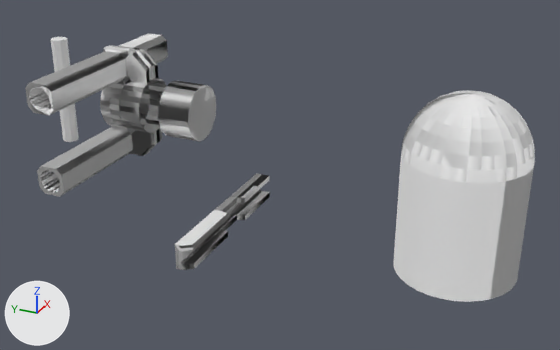
What one commit did to the FBX model Assets/Prefabs/Units/Tower/plasma-gun-2 by noaim.fbx.
Camera for both pictures: a camera (50 mm lens) standing at (-11.22, -6.04, 6.69) and looking at (0.0, -0.99, 1.08). Every picture has the same lights, and +X, +Y and +Z are marked at lower left. Where no turn or scale is listed for an object, it has been applied to the vertices. Vertices at the same position are counted once.

Names of what the first picture shows: 'Missle_Launchers', 'Tower', 'Würfel', 'Zylinder'.
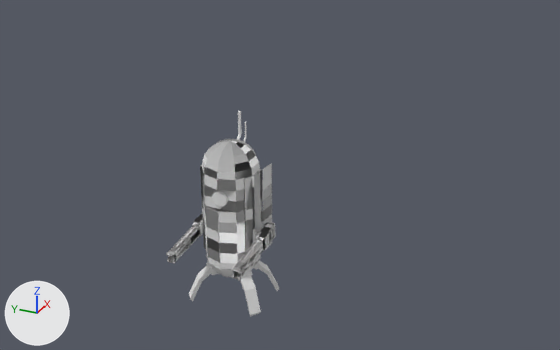
Commit message: add next tower

Changed parts and their boxes [x1, y1, x2, y2] in the pictures (560 x 350 px):
'Tower', deleted
    before: [394, 90, 535, 302]
'Missle_Launchers', deleted
    before: [25, 33, 216, 197]
'Body_Kapsel', added
    after: [200, 139, 272, 271]
'Würfel', reshaped, moved, turned, rescaled
    before: [175, 173, 270, 270]
    after: [166, 226, 199, 257]
'Base', added
    after: [189, 260, 279, 316]
'Zylinder', deleted
    before: [51, 37, 79, 142]
'Würfel_2', added
    after: [232, 240, 262, 273]
'Schaft_2', added
    after: [255, 221, 276, 250]
'Würfel_1', added
    after: [167, 232, 200, 263]
'Würfel_1_2', added
    after: [232, 246, 263, 280]
'Eye_inner', added
    after: [213, 193, 226, 207]
'Schaft', added
    after: [192, 214, 203, 236]
'Zylinder_6', added
    after: [238, 111, 242, 134]
'Eye_2', added
    after: [212, 191, 228, 207]

Edits to the bpy script that builds the scene:
```text
Change me_mesh_003:
    used by ob_würfel; location = (0.0, 0.0, 0.0); rotation_euler = (1.571, 0.0, 0.0), in degrees (90, 0, 0); scale = (0.01, 0.01, 0.01)
    remove me_mesh_003.from_pydata(...)  # 48 vertices, 39 faces; spans x -158.0..158.0, y -24.0..24.0, z -23.0..5.0
    add me_mesh_003.from_pydata(...)  # 124 vertices, 105 faces; spans x -47.0..47.0, y -7.0..7.0, z -8.0..2.0
    me_mesh_003 part 1: the whole mesh is rebuilt
Remove ob_tower:
    ob_tower = bpy.data.objects.new('Tower', me_mesh_002)
Change ob_würfel:
    ob_würfel.rotation_euler: (1.571, 0.0, 0.0) -> (0.0, 0.0, 0.0)  # degrees (90, 0, 0) -> degrees (0, 0, 0)
    ob_würfel.scale: (0.01, 0.01, 0.01) -> (1.0, 1.0, 1.0)
    add ob_würfel.parent = ob_lauf
    ob_würfel.location: (0.0, 0.0, 0.0) -> (-5.85, 0.0, -2.25)
Remove ob_zylinder:
    ob_zylinder = bpy.data.objects.new('Zylinder', me_mesh)
Remove ob_missle_launchers:
    ob_missle_launchers = bpy.data.objects.new('Missle_Launchers', me_mesh_001)
Add ob_lauf:
    ob_lauf = bpy.data.objects.new('Lauf', None)
    ob_lauf.parent = ob_gun_1
    ob_lauf.location = (-63.43, 0.0, -37.98)
    ob_lauf.rotation_euler = (1.571, 0.0, 0.0)  # degrees (90, 0, 0)
Add ob_gun_1:
    ob_gun_1 = bpy.data.objects.new('Gun_1', None)
    ob_gun_1.parent = ob_gun
    ob_gun_1.location = (0.0, 0.0, -27.18)
Add ob_gun:
    ob_gun = bpy.data.objects.new('Gun', None)
    ob_gun.parent = ob_body
    ob_gun.location = (22.08, -65.77, 0.0)
    ob_gun.rotation_euler = (0.0, 0.0, 0.105)  # degrees (0, 0, 6)
Add ob_body:
    ob_body = bpy.data.objects.new('Body', None)
    ob_body.parent = ob_weapon
    ob_body.location = (-16.58, 38.14, 0.0)
Add ob_weapon:
    ob_weapon = bpy.data.objects.new('Weapon', None)
    ob_weapon.location = (0.0, 0.0, 0.0)
    ob_weapon.rotation_euler = (1.571, 0.0, 0.0)  # degrees (90, 0, 0)
    ob_weapon.scale = (0.01, 0.01, 0.01)
Add ob_body_kapsel:
    ob_body_kapsel = bpy.data.objects.new('Body_Kapsel', me_mesh_019)  # 525 vertices, 434 faces; spans x -0.53..0.53, y -0.57..0.57, z -1.37..1.37
    ob_body_kapsel.location = (0.06, 0.0, 0.17)
Add ob_würfel_1:
    ob_würfel_1 = bpy.data.objects.new('Würfel_1', me_mesh_007)  # 124 vertices, 105 faces; spans x -0.467..0.478, y -0.071..0.071, z -0.125..0.064
    ob_würfel_1.location = (-0.63, 0.65, -0.37)
Add ob_eye_2:
    ob_eye_2 = bpy.data.objects.new('Eye_2', me_mesh_017)  # 74 vertices, 72 faces; spans x -0.015..0.015, y -0.15..0.15, z -0.15..0.15
    ob_eye_2.location = (-0.39, 0.0, 0.59)
Add ob_würfel_1_2:
    ob_würfel_1_2 = bpy.data.objects.new('Würfel_1_2', me_mesh_002_1)  # 124 vertices, 105 faces; spans x -0.467..0.478, y -0.071..0.071, z -0.125..0.064
    ob_würfel_1_2.location = (-0.63, -0.65, -0.37)
Add ob_zylinder_1_3:
    ob_zylinder_1_3 = bpy.data.objects.new('Zylinder_1_3', me_mesh_005)  # 32 vertices, 20 faces; spans x -0.075..0.075, y -0.3..0.231, z -0.073..0.073
    ob_zylinder_1_3.location = (0.06, -0.28, -0.28)
Add ob_base:
    ob_base = bpy.data.objects.new('Base', me_mesh_1)  # 115 vertices, 114 faces; spans x -0.6..0.6, y -0.77..0.77, z -1.83..-0.98
    ob_base.location = (0.06, 0.0, 0.17)
Add ob_würfel_2:
    ob_würfel_2 = bpy.data.objects.new('Würfel_2', me_mesh_003_1)  # 124 vertices, 105 faces; spans x -0.477..0.471, y -0.071..0.071, z -0.059..0.131
    ob_würfel_2.location = (-0.64, -0.65, -0.33)
Add ob_zylinder_6:
    ob_zylinder_6 = bpy.data.objects.new('Zylinder_6', me_mesh_011)  # 26 vertices, 24 faces; spans x -0.03..0.03, y -0.03..0.03, z 0.0..0.45
    ob_zylinder_6.location = (0.56, 0.06, 1.48)
Add ob_eye_inner:
    ob_eye_inner = bpy.data.objects.new('Eye_inner', me_mesh_018)  # 22 vertices, 20 faces; spans x -0.015..0.0, y -0.128..0.128, z -0.135..0.135
    ob_eye_inner.location = (-0.4, 0.0, 0.59)
Add ob_schaft_2:
    ob_schaft_2 = bpy.data.objects.new('Schaft_2', me_mesh_004)  # 112 vertices, 87 faces; spans x -0.114..0.457, y -0.093..0.078, z -0.132..0.196
    ob_schaft_2.location = (-0.07, -0.65, -0.29)
Add ob_schaft:
    ob_schaft = bpy.data.objects.new('Schaft', me_mesh_009)  # 112 vertices, 87 faces; spans x -0.114..0.457, y -0.078..0.093, z -0.132..0.196
    ob_schaft.location = (-0.07, 0.65, -0.29)
```
